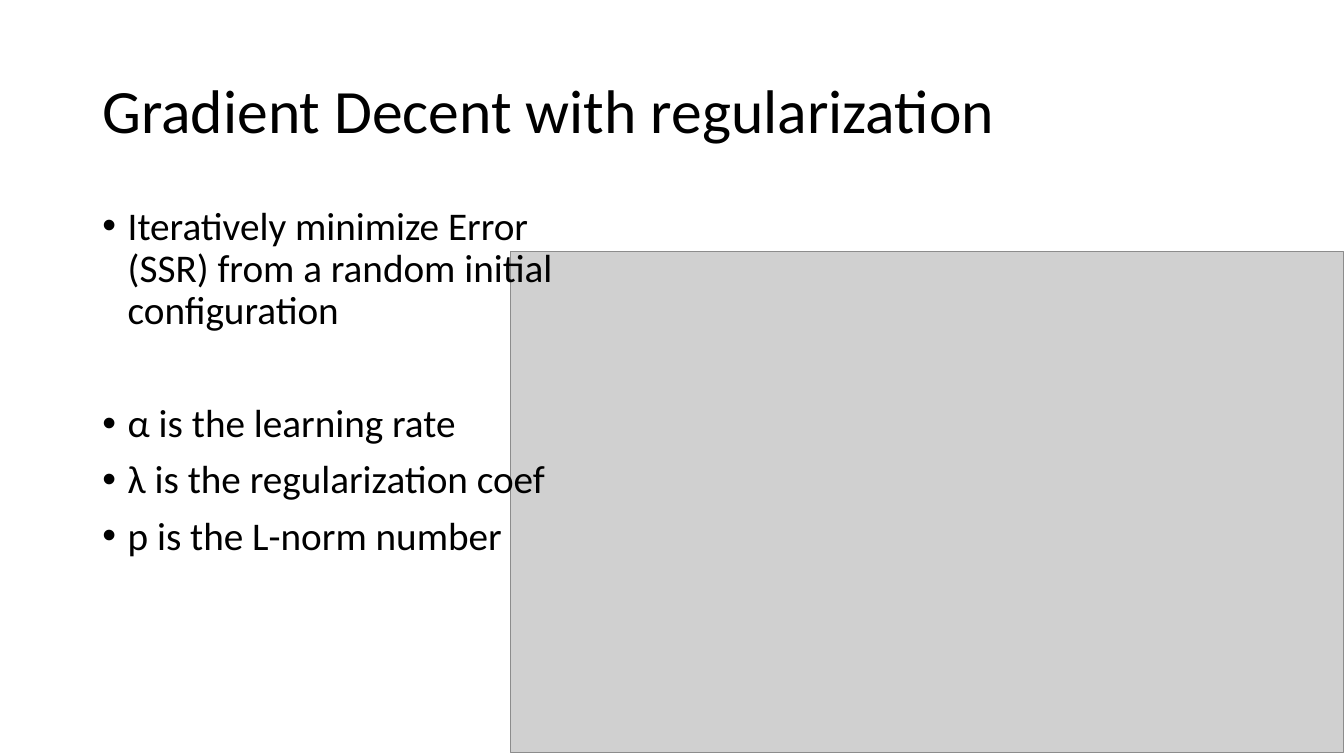
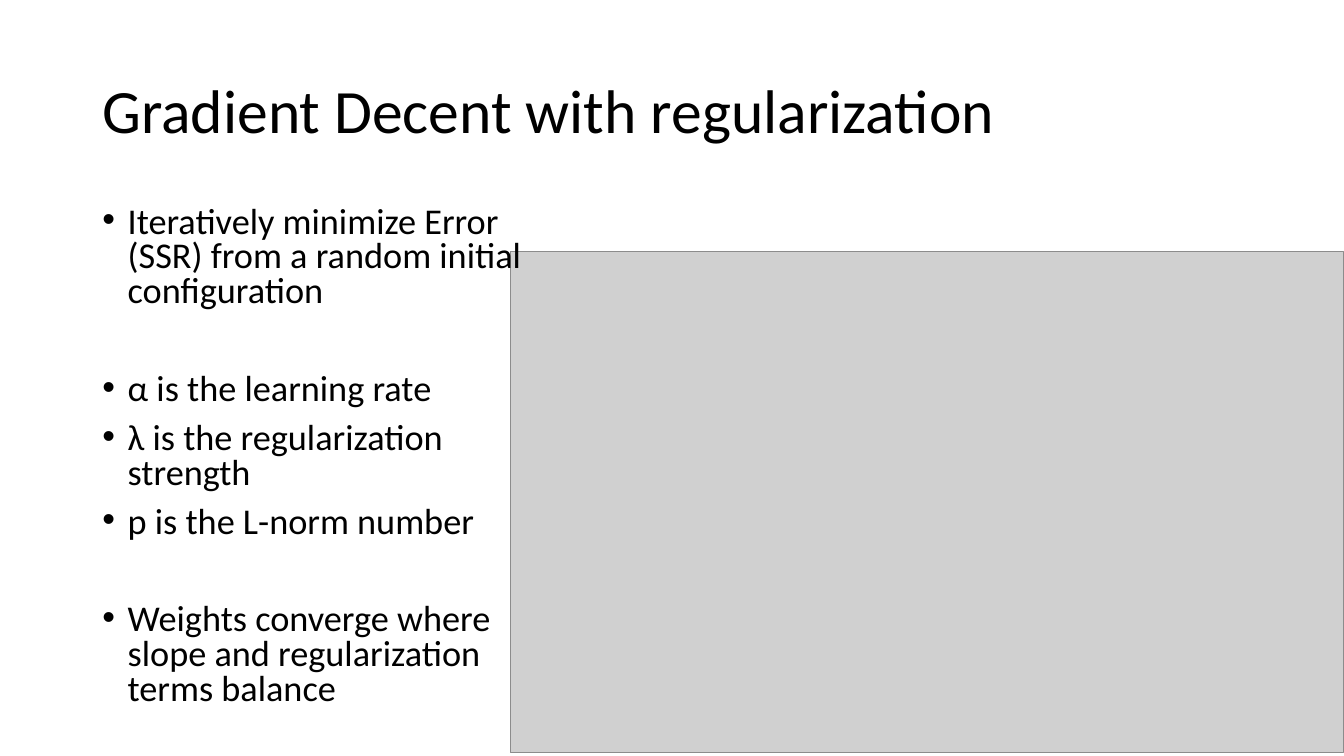
Before and after one commit to bigbioinformatics/Biomedical-ML-with-Python, a slide deck: slide 8 of Module_8/Module_8.pptx (slide 7 before the commit). Drawn at 1344x756 pixels with LibreOffice and Linux fonts; fonts in the diff are those of the drawing; grey boxes stand for pictures. Boxes give left, top, right and bottom in pixels: in the first picture for what was removed or moved away, otherwise in the second. Text is boxed around its words. In the diff, an @@ line names an element or a change of style, - is before the commit and + after.

```diff
--- a/Module_8/Module_8.pptx
+++ b/Module_8/Module_8.pptx
@@ text at (x1=128, y1=208, x2=521, y2=540): size 28 to 25.9 pt in "Iteratively minimize Error (SSR) from a random ...", "α is the learning rate", "p is the L-norm number"; line spacing 0.9 to 0.8 @@
@@ text at (x1=128, y1=424, x2=443, y2=492): text changed; size 28 to 25.9 pt @@
-• λ is the regularization coef
+• λ is the regularization strength
@@ text at (x1=128, y1=605, x2=490, y2=702): paragraph added @@
+• Weights converge where slope and regularization terms balance
```
Also in this commit, not shown: 5 other slides changed, 4 slides added.
